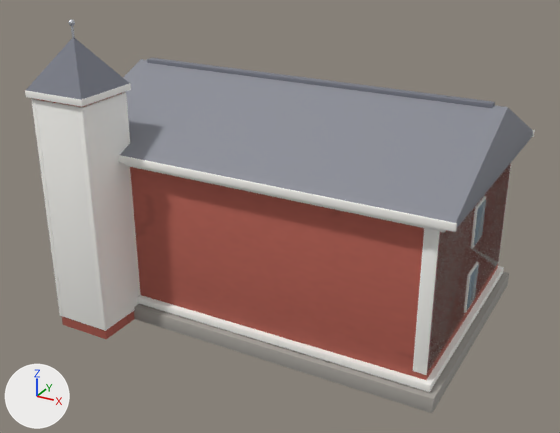
Before and after pictures for a commit that changed the glTF model models/th43_feuerwache.glb.
The view is the same before and after, from a 50 mm camera at (15.4, -30.2, 19.0) aimed at (-1.0, -0.3, 4.1). The lights are fixed; the arrows at lower left show +X, +Y and +Z. The picture after the commit comes second. Where no turn or scale is listed for an object, it has been applied to the vertices.

Before the edit, the objects in view are built like this:
```python
ob_cone = bpy.data.objects.new('Cone', me_cone)
ob_cone.location = (-7.0, -6.6, 12.1)
ob_cube_091 = bpy.data.objects.new('Cube.091', me_cube_091)
ob_cube_091.location = (0.0, 0.0, 10.76)
ob_cube_092 = bpy.data.objects.new('Cube.092', me_cube_092)
ob_cube_092.location = (-7.0, -6.6, 5.4)
ob_cube_093 = bpy.data.objects.new('Cube.093', me_cube_093)
ob_cube_093.location = (-8.24, -6.6, 5.6)
ob_cube_094 = bpy.data.objects.new('Cube.094', me_cube_094)
ob_cube_094.location = (-7.0, -7.84, 5.6)
ob_cube_095 = bpy.data.objects.new('Cube.095', me_cube_095)
ob_cube_095.location = (-5.76, -6.6, 5.6)
ob_cube_096 = bpy.data.objects.new('Cube.096', me_cube_096)
ob_cube_096.location = (-7.0, -5.36, 5.6)
ob_cube_111 = bpy.data.objects.new('Cube.111', me_cube_111)
ob_cube_111.location = (-7.0, -6.6, 10.94)
ob_cylinder_004 = bpy.data.objects.new('Cylinder.004', me_cylinder_004)
ob_cylinder_004.location = (-7.0, -6.6, 13.35)
# also in view: 'Cube.005' at (0.0, 0.0, 7.7); 'Cube.004' at (8.0, 0.0, 4.4); 'Cube.001' at (0.0, 0.0, 0.9); 'Cube' at (0.0, 0.0, 0.3); 'Cube.089' at (0.0, -6.0, 8.0)
```
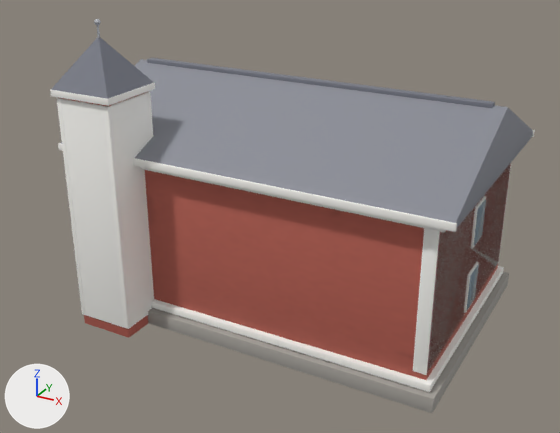
Diff of the bpy script that builds the scene:
```diff
--- a/models/th43_feuerwache.glb.py
+++ b/models/th43_feuerwache.glb.py
@@ ob_cube_092 @@
 ob_cube_092 = bpy.data.objects.new('Cube.092', me_cube_092)
-ob_cube_092.location = (-7.0, -6.6, 5.4)
+ob_cube_092.location = (-6.2, -6.0, 5.4)
@@ ob_cube_093 @@
 ob_cube_093 = bpy.data.objects.new('Cube.093', me_cube_093)
-ob_cube_093.location = (-8.24, -6.6, 5.6)
+ob_cube_093.location = (-7.44, -6.0, 5.6)
@@ ob_cube_094 @@
 ob_cube_094 = bpy.data.objects.new('Cube.094', me_cube_094)
-ob_cube_094.location = (-7.0, -7.84, 5.6)
+ob_cube_094.location = (-6.2, -7.24, 5.6)
@@ ob_cube_095 @@
 ob_cube_095 = bpy.data.objects.new('Cube.095', me_cube_095)
-ob_cube_095.location = (-5.76, -6.6, 5.6)
+ob_cube_095.location = (-4.96, -6.0, 5.6)
@@ ob_cube_096 @@
 ob_cube_096 = bpy.data.objects.new('Cube.096', me_cube_096)
-ob_cube_096.location = (-7.0, -5.36, 5.6)
+ob_cube_096.location = (-6.2, -4.76, 5.6)
@@ ob_cube_111 @@
 ob_cube_111 = bpy.data.objects.new('Cube.111', me_cube_111)
-ob_cube_111.location = (-7.0, -6.6, 10.94)
+ob_cube_111.location = (-6.2, -6.0, 10.94)
@@ ob_cone @@
 ob_cone = bpy.data.objects.new('Cone', me_cone)
-ob_cone.location = (-7.0, -6.6, 12.1)
+ob_cone.location = (-6.2, -6.0, 12.1)
@@ ob_cylinder_004 @@
 ob_cylinder_004 = bpy.data.objects.new('Cylinder.004', me_cylinder_004)
-ob_cylinder_004.location = (-7.0, -6.6, 13.35)
+ob_cylinder_004.location = (-6.2, -6.0, 13.35)
@@ ob_sphere @@
 ob_sphere = bpy.data.objects.new('Sphere', me_sphere)
-ob_sphere.location = (-7.0, -6.6, 13.68)
+ob_sphere.location = (-6.2, -6.0, 13.68)
```

Pixel boxes [x1, y1, x2, y2] of what changed, in the pictures (560 x 433 px):
'Cube.094', moved
    before: [34, 99, 109, 331]
    after: [61, 99, 131, 329]
'Cube.095', moved
    before: [78, 92, 139, 331]
    after: [104, 91, 154, 329]
'Cone', moved
    before: [26, 38, 129, 100]
    after: [51, 37, 154, 99]
'Cube.093', moved
    before: [31, 99, 63, 317]
    after: [57, 98, 86, 315]
'Cube.111', moved
    before: [25, 83, 131, 107]
    after: [50, 83, 155, 106]
'Cube.092', moved
    before: [33, 92, 134, 339]
    after: [58, 92, 148, 338]
'Cube.096', moved (mostly hidden)
    before: [122, 93, 141, 296]
    after: [147, 92, 153, 139]
'Sphere', moved
    before: [68, 19, 75, 26]
    after: [94, 19, 101, 25]
'Cylinder.004', moved
    before: [71, 26, 75, 38]
    after: [96, 25, 100, 38]
